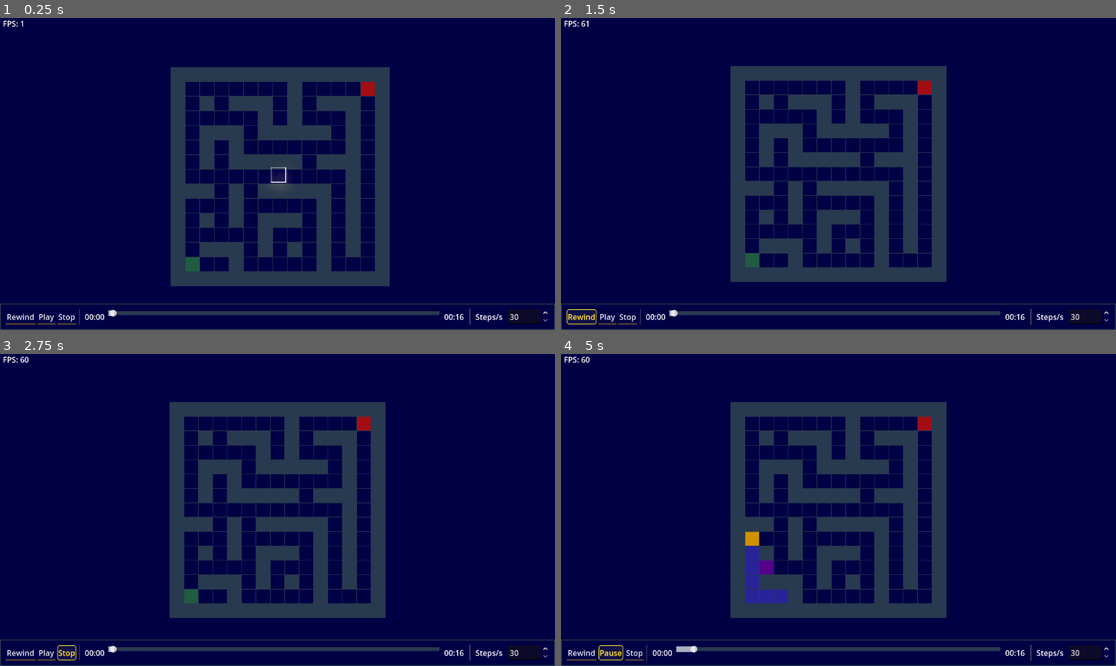
Above: before the commit, frames 1-4 (two rows, left to right).
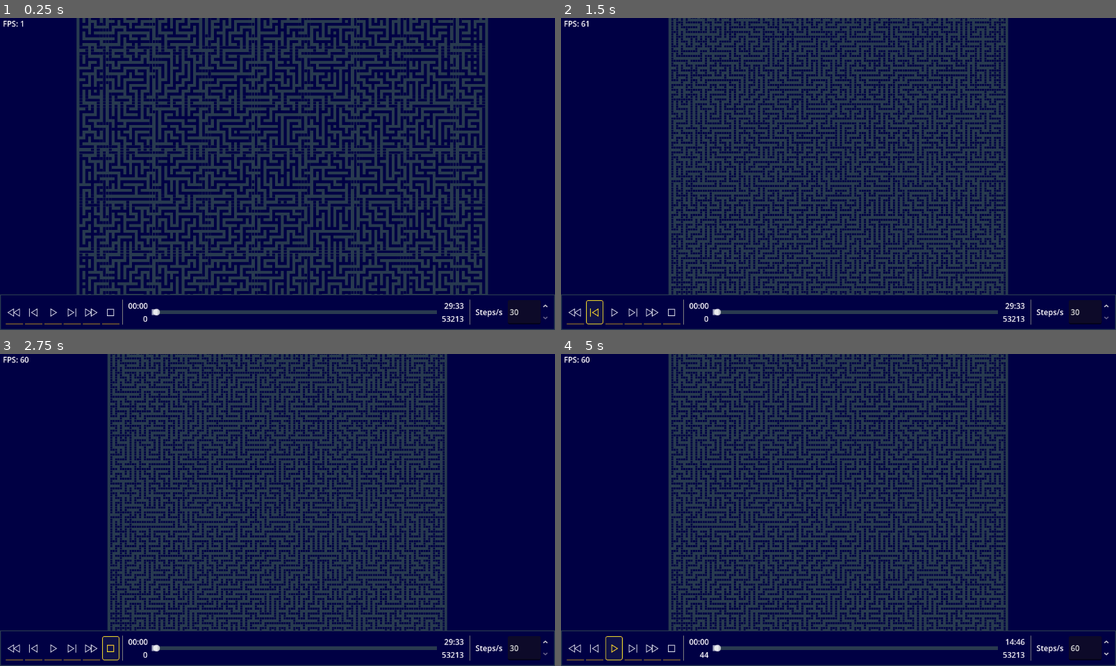
Above: after the commit, the same moments.

Repository: Foolminate/kintsugi-workbench
Game: Godot game, scene res://problems/advent-of-code/aoc-2024/16/day16.tscn
Same seed, same stepped clock (60 frames per second), same inputs: the game is played once before the commit and once after it.
Inputs (mouse positions are in pixels of both pictures, inside the frame that each line leads up to; where the layout moved, square brackets give the same spot in the first picture):
- Up to frame 1 (0.25 s): no input
- Up to frame 2 (1.5 s): click (577, 311) [583, 317] at 0.5 s; click (594, 311) at 1.27 s
- Up to frame 3 (2.75 s): click (111, 647) [66, 653] at 2 s
- Up to frame 4 (5 s): click (633, 647) at 2.77 s; click (649, 647) at 3.52 s; click (616, 647) [605, 653] at 4.25 s

The runs differ from the first frame. In frame 1, 36% of the frame differs, in the area x 0-100%, y 0-99%; in frame 2, 35%; in frame 3, 35%; in frame 4, 35%.

Commit message:
feat: icons, stepping, and fast forward

Diff:
--- /dev/null
+++ b/assets/images/icons/mdi-light--fast-forward.svg
@@ -0,0 +1,3 @@
+<svg xmlns="http://www.w3.org/2000/svg" width="32" height="32" viewBox="0 0 24 24">
+	<path fill="#fff" d="M21.4 12.5L12 18.38L11 19v-5.62l-8 5L2 19V6l9 5.62V6zm-1.9 0L12 7.8v9.4zm-9 0L3 7.8v9.4z" />
+</svg>
--- /dev/null
+++ b/assets/images/icons/mdi-light--pause.svg
@@ -0,0 +1,3 @@
+<svg xmlns="http://www.w3.org/2000/svg" width="32" height="32" viewBox="0 0 24 24">
+	<path fill="#fff" d="M13 19V6h4v13zm-7 0V6h4v13zM7 7v11h2V7zm7 0v11h2V7z" />
+</svg>
--- /dev/null
+++ b/assets/images/icons/mdi-light--play.svg
@@ -0,0 +1,3 @@
+<svg xmlns="http://www.w3.org/2000/svg" width="32" height="32" viewBox="0 0 24 24">
+	<path fill="#fff" d="M18.4 12.5L9 18.38L8 19V6zm-1.9 0L9 7.8v9.4z" />
+</svg>
--- /dev/null
+++ b/assets/images/icons/mdi-light--rewind.svg
@@ -0,0 +1,3 @@
+<svg xmlns="http://www.w3.org/2000/svg" width="32" height="32" viewBox="0 0 24 24">
+	<path fill="#fff" d="m1 12.5l9.4 5.88l1 .62v-5.62l8 5l1 .62V6l-9 5.62V6zm1.89 0l7.51-4.7v9.4zm9 0l7.51-4.7v9.4z" />
+</svg>
--- /dev/null
+++ b/assets/images/icons/mdi-light--skip-next.svg
@@ -0,0 +1,3 @@
+<svg xmlns="http://www.w3.org/2000/svg" width="32" height="32" viewBox="0 0 24 24">
+	<path fill="#fff" d="M15.4 12.5L5 6v13l1-.62zm-1.9 0L6 17.2V7.8zM18 6h-1v13h1z" />
+</svg>
--- /dev/null
+++ b/assets/images/icons/mdi-light--skip-previous.svg
@@ -0,0 +1,3 @@
+<svg xmlns="http://www.w3.org/2000/svg" width="32" height="32" viewBox="0 0 24 24">
+	<path fill="#fff" d="M7.6 12.5L18 6v13l-1-.62zm1.9 0l7.5 4.7V7.8zM5 6h1v13H5z" />
+</svg>
--- /dev/null
+++ b/assets/images/icons/mdi-light--stop.svg
@@ -0,0 +1,3 @@
+<svg xmlns="http://www.w3.org/2000/svg" width="32" height="32" viewBox="0 0 24 24">
+	<path fill="#fff" d="M17 18H6V7h11zM7 8v9h9V8z" />
+</svg>
--- a/core/components/ui/playback_controls.gd
+++ b/core/components/ui/playback_controls.gd
@@ -7,13 +7,24 @@
 signal on_step_requested(index: int)
 signal on_speed_changed(new_speed: float)
 
+# Buttons
 @onready var rewind_button: Button = %RewindButton
+@onready var step_backward_button: Button = %StepBackwardButton
 @onready var play_pause_button: Button = %PlayPauseButton
+@onready var step_forward_button: Button = %StepForwardButton
+@onready var fast_forward_button: Button = %FastForwardButton
+@onready var stop_button: Button = %StopButton
+# Timeline
+@onready var elapsed_time_label: Label = %ElapsedTimeLabel
+@onready var elapsed_frames_label: Label = %ElapsedFramesLabel
 @onready var timeline_slider: HSlider = %TimelineSlider
+@onready var total_time_label: Label = %TotalTimeLabel
+@onready var total_frames_label: Label = %TotalFramesLabel
+# Playback Speed
 @onready var speed_selector: SpinBox = %SpeedSelector
-@onready var stop_button: Button = %StopButton
-@onready var elapsed_time_label: Label = %ElapsedTimeLabel
-@onready var total_time_label: Label = %TotalTimeLabel
+
+@export var play_icon: Texture2D
+@export var pause_icon: Texture2D
 
 var is_playing: bool = false
 
@@ -28,42 +39,66 @@
 func update_timeline_range(max_steps: int) -> void:
 	timeline_slider.max_value = max_steps - 1
 	total_time_label.text = _format_time(max_steps)
+	total_frames_label.text = str(max_steps)
 
 func update_current_step(index: int) -> void:
 	timeline_slider.set_value_no_signal(index)
 	elapsed_time_label.text = _format_time(index)
+	elapsed_frames_label.text = str(index + 1)
 
 func change_timeline_range(current_index: int, total_steps: int) -> void:
 	timeline_slider.min_value = -1
 	timeline_slider.max_value = total_steps - 1
 	timeline_slider.set_value_no_signal(current_index)
 	elapsed_time_label.text = _format_time(current_index)
+	elapsed_frames_label.text = str(current_index + 1)
 	total_time_label.text = _format_time(total_steps)
+	total_frames_label.text = str(total_steps)
+
+func _reverse() -> void:
+	on_rewind_pressed.emit()
+	rewind_button.release_focus()
+	play_pause_button.set_pressed_no_signal(true)
+
+func _step_backward() -> void:
+	_pause()
+	on_step_requested.emit(int(timeline_slider.value) - 1)
+	step_backward_button.release_focus()
 
 func _play() -> void:
-	play_pause_button.text = "Pause"
+	play_pause_button.icon = pause_icon
 	play_pause_button.set_pressed_no_signal(true)
 	play_pause_button.release_focus()
 
 func _pause() -> void:
-	play_pause_button.text = "Play"
+	play_pause_button.icon = play_icon
 	play_pause_button.release_focus()
 	play_pause_button.set_pressed_no_signal(false)
+
+func _step_forward() -> void:
+	_pause()
+	on_step_requested.emit(int(timeline_slider.value) + 1)
+	step_forward_button.release_focus()
+
+func _fast_forward() -> void:
+	speed_selector.value *= 2
+	if not is_playing:
+		on_play_pressed.emit()
+		_play()
+	fast_forward_button.release_focus()
 
 func _stop() -> void:
 	_pause()
 	on_stop_pressed.emit()
 	stop_button.release_focus()
 
-func _reverse() -> void:
-	on_rewind_pressed.emit()
-	rewind_button.release_focus()
-	play_pause_button.set_pressed_no_signal(true)
-
 func _ready() -> void:
+	rewind_button.pressed.connect(_reverse)
+	step_backward_button.pressed.connect(_step_backward)
 	play_pause_button.pressed.connect(_on_play_pause_toggled)
+	step_forward_button.pressed.connect(_step_forward)
+	fast_forward_button.pressed.connect(_fast_forward)
 	stop_button.pressed.connect(_stop)
-	rewind_button.pressed.connect(_reverse)
 	timeline_slider.value_changed.connect(func(value): on_step_requested.emit(int(value)))
 	timeline_slider.drag_ended.connect(func(_v): timeline_slider.release_focus())
 	speed_selector.value_changed.connect(func(value): _on_speed_changed(value))
--- a/core/components/ui/playback_controls.tscn
+++ b/core/components/ui/playback_controls.tscn
@@ -1,6 +1,13 @@
-[gd_scene load_steps=3 format=3 uid="uid://d0l4q4b3pkl8g"]
+[gd_scene load_steps=10 format=3 uid="uid://d0l4q4b3pkl8g"]
 
 [ext_resource type="Script" uid="uid://0vtvo28dacqh" path="res://core/components/ui/playback_controls.gd" id="1_0ba72"]
+[ext_resource type="Texture2D" uid="uid://cqlfg1fkumu3k" path="res://assets/images/icons/mdi-light--rewind.svg" id="2_1jcih"]
+[ext_resource type="Texture2D" uid="uid://dd0gesj7ikkfp" path="res://assets/images/icons/mdi-light--skip-previous.svg" id="3_341hy"]
+[ext_resource type="Texture2D" uid="uid://ibfv5k6vpayc" path="res://assets/images/icons/mdi-light--pause.svg" id="3_jcwfm"]
+[ext_resource type="Texture2D" uid="uid://cm1vanvhq6pky" path="res://assets/images/icons/mdi-light--play.svg" id="4_jcwfm"]
+[ext_resource type="Texture2D" uid="uid://cyrpkc0u08lsl" path="res://assets/images/icons/mdi-light--skip-next.svg" id="5_q7w8k"]
+[ext_resource type="Texture2D" uid="uid://bxlo5ai0ktpf4" path="res://assets/images/icons/mdi-light--fast-forward.svg" id="6_wyeag"]
+[ext_resource type="Texture2D" uid="uid://cd72j7c6ofqqp" path="res://assets/images/icons/mdi-light--stop.svg" id="7_8nm3c"]
 
 [sub_resource type="StyleBoxFlat" id="StyleBoxFlat_wml7y"]
 bg_color = Color(0.023529412, 0, 0.27058825, 1)
@@ -20,6 +27,8 @@
 grow_vertical = 0
 theme_override_styles/panel = SubResource("StyleBoxFlat_wml7y")
 script = ExtResource("1_0ba72")
+play_icon = ExtResource("4_jcwfm")
+pause_icon = ExtResource("3_jcwfm")
 
 [node name="MarginContainer" type="MarginContainer" parent="."]
 layout_mode = 2
@@ -34,36 +43,74 @@
 [node name="RewindButton" type="Button" parent="MarginContainer/HBoxContainer"]
 unique_name_in_owner = true
 layout_mode = 2
-text = "Rewind"
+icon = ExtResource("2_1jcih")
+
+[node name="StepBackwardButton" type="Button" parent="MarginContainer/HBoxContainer"]
+unique_name_in_owner = true
+layout_mode = 2
+icon = ExtResource("3_341hy")
 
 [node name="PlayPauseButton" type="Button" parent="MarginContainer/HBoxContainer"]
 unique_name_in_owner = true
 layout_mode = 2
 toggle_mode = true
-text = "Play"
+icon = ExtResource("4_jcwfm")
+
+[node name="StepForwardButton" type="Button" parent="MarginContainer/HBoxContainer"]
+unique_name_in_owner = true
+layout_mode = 2
+icon = ExtResource("5_q7w8k")
+
+[node name="FastForwardButton" type="Button" parent="MarginContainer/HBoxContainer"]
+unique_name_in_owner = true
+layout_mode = 2
+icon = ExtResource("6_wyeag")
 
 [node name="StopButton" type="Button" parent="MarginContainer/HBoxContainer"]
 unique_name_in_owner = true
 layout_mode = 2
-text = "Stop"
+icon = ExtResource("7_8nm3c")
 
 [node name="VSeparator" type="VSeparator" parent="MarginContainer/HBoxContainer"]
 layout_mode = 2
 
-[node name="ElapsedTimeLabel" type="Label" parent="MarginContainer/HBoxContainer"]
+[node name="ProgressVBoxContainer" type="VBoxContainer" parent="MarginContainer/HBoxContainer"]
+layout_mode = 2
+
+[node name="ElapsedTimeLabel" type="Label" parent="MarginContainer/HBoxContainer/ProgressVBoxContainer"]
 unique_name_in_owner = true
 layout_mode = 2
 text = "0:00"
+horizontal_alignment = 2
+vertical_alignment = 1
+
+[node name="ElapsedFramesLabel" type="Label" parent="MarginContainer/HBoxContainer/ProgressVBoxContainer"]
+unique_name_in_owner = true
+layout_mode = 2
+horizontal_alignment = 2
+vertical_alignment = 1
 
 [node name="TimelineSlider" type="HSlider" parent="MarginContainer/HBoxContainer"]
 unique_name_in_owner = true
 layout_mode = 2
 size_flags_horizontal = 3
+size_flags_vertical = 1
 
-[node name="TotalTimeLabel" type="Label" parent="MarginContainer/HBoxContainer"]
+[node name="DurationVBoxContainer" type="VBoxContainer" parent="MarginContainer/HBoxContainer"]
+layout_mode = 2
+
+[node name="TotalTimeLabel" type="Label" parent="MarginContainer/HBoxContainer/DurationVBoxContainer"]
 unique_name_in_owner = true
 layout_mode = 2
 text = "0:00"
+horizontal_alignment = 2
+vertical_alignment = 1
+
+[node name="TotalFramesLabel" type="Label" parent="MarginContainer/HBoxContainer/DurationVBoxContainer"]
+unique_name_in_owner = true
+layout_mode = 2
+horizontal_alignment = 2
+vertical_alignment = 1
 
 [node name="VSeparator2" type="VSeparator" parent="MarginContainer/HBoxContainer"]
 layout_mode = 2
--- a/core/theme/main_theme.tres
+++ b/core/theme/main_theme.tres
@@ -89,6 +89,12 @@
 Button/colors/font_hover_color = Color(1.1702614, 0.92898875, 0.1680183, 1)
 Button/colors/font_hover_pressed_color = Color(1.1702614, 0.92898875, 0.1680183, 1)
 Button/colors/font_pressed_color = Color(0.8627451, 0.68235296, 0.11372549, 1)
+Button/colors/icon_disabled_color = Color(0.89411765, 0.9098039, 0.94509804, 0.5019608)
+Button/colors/icon_focus_color = Color(0.8627451, 0.68235296, 0.11372549, 1)
+Button/colors/icon_hover_color = Color(1.1702614, 0.92898875, 0.1680183, 1)
+Button/colors/icon_hover_pressed_color = Color(1.1702614, 0.92898875, 0.1680183, 1)
+Button/colors/icon_normal_color = Color(0.89411765, 0.9098039, 0.94509804, 1)
+Button/colors/icon_pressed_color = Color(0.8627451, 0.68235296, 0.11372549, 1)
 Button/styles/hover = SubResource("StyleBoxFlat_65i50")
 Button/styles/hover_pressed = SubResource("StyleBoxFlat_2c54g")
 Button/styles/normal = SubResource("StyleBoxFlat_2wc3i")
--- a/problems/advent-of-code/aoc-2024/16/day16.tscn
+++ b/problems/advent-of-code/aoc-2024/16/day16.tscn
@@ -2,8 +2,8 @@
 
 [ext_resource type="PackedScene" uid="uid://dgnqcdr03m2ed" path="res://problems/templates/aoc_base.tscn" id="1_7xwwu"]
 [ext_resource type="Script" uid="uid://cbrg7a0bfixmh" path="res://problems/advent-of-code/aoc-2024/16/day16_solver.gd" id="2_r3ld2"]
-[ext_resource type="Resource" uid="uid://bvmqutetokg7y" path="res://problems/advent-of-code/aoc-2024/16/day16_example.tres" id="3_y2524"]
+[ext_resource type="Resource" uid="uid://bjby7pjumr8y6" path="res://problems/advent-of-code/aoc-2024/16/day16_puzzle_input.tres" id="3_tmm2l"]
 
 [node name="AocBase" instance=ExtResource("1_7xwwu")]
 solver_script = ExtResource("2_r3ld2")
-puzzle_input = ExtResource("3_y2524")
+puzzle_input = ExtResource("3_tmm2l")
Not shown, added: assets/images/icons/mdi-light--fast-forward.svg.import
Not shown, added: assets/images/icons/mdi-light--pause.svg.import
Not shown, added: assets/images/icons/mdi-light--play.svg.import
Not shown, added: assets/images/icons/mdi-light--rewind.svg.import
Not shown, added: assets/images/icons/mdi-light--skip-next.svg.import
Not shown, added: assets/images/icons/mdi-light--skip-previous.svg.import
Not shown, added: assets/images/icons/mdi-light--stop.svg.import
